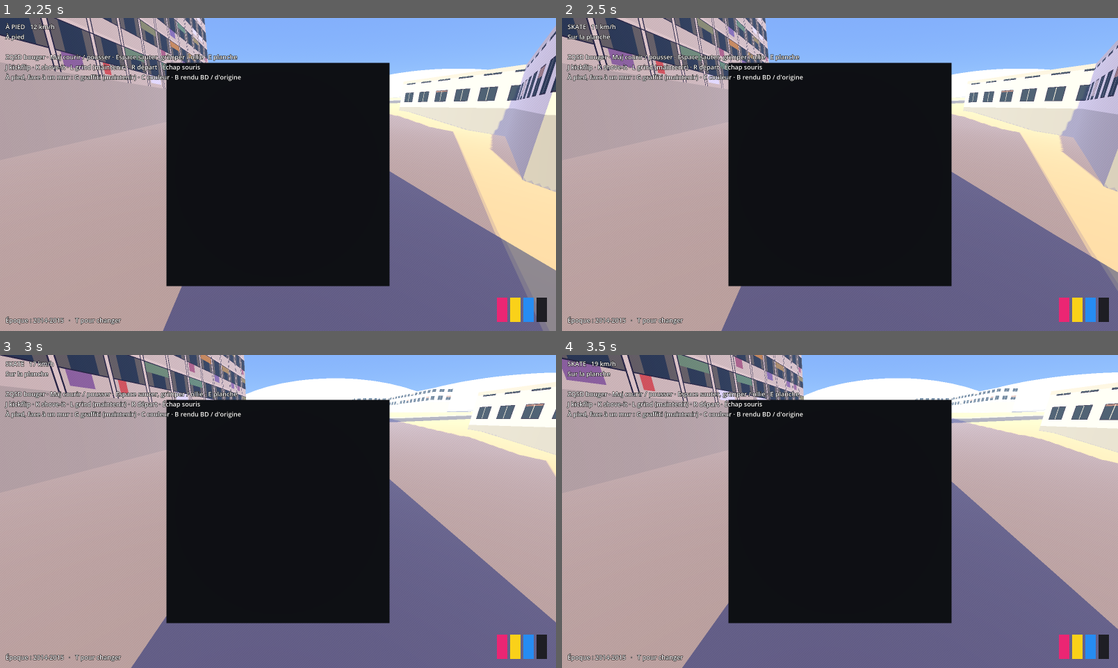
Above: before the commit, frames 1-4 (two rows, left to right).
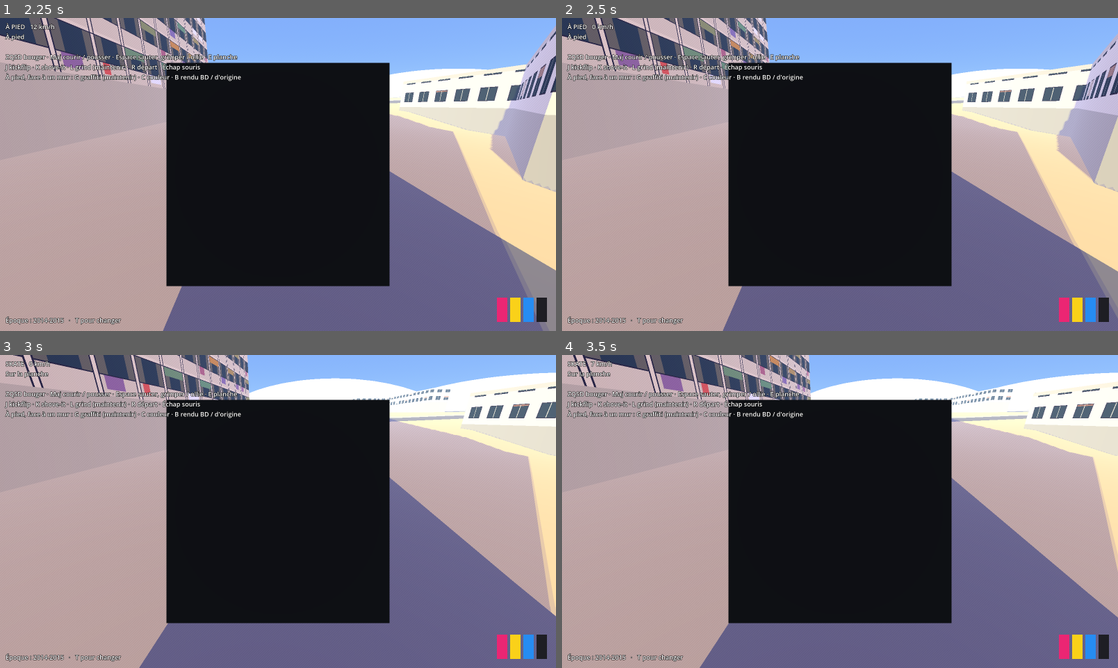
Above: after the commit, the same moments.

Repository: negoatapp-cyber/TRACE
Game: Godot game, scene res://scenes/lauriers.tscn
Two runs of this game, one before a commit and one after it. Both use one fixed random seed, a clock stepped at 60 frames per second and the inputs below.
Inputs (mouse positions are in pixels of both pictures, inside the frame that each line leads up to):
- Up to frame 1 (2.25 s): tap Enter at 0.5 s; move the mouse to (305, 174) at 0.52 s; hold L (grind) 0.53-1.28 s; hold W (move_forward) from 0.53 s (still down); click (305, 174) at 0.67 s; tap Space (jump) at 0.77, 1.52 s; tap E (toggle_board) at 0.8, 1.35 s; move the mouse to (250, 174) at 1.27 s; tap L (grind) at 1.55 s; move the mouse to (289, 168) at 2.02 s; tap F (fouiller) at 2.1 s
- Up to frame 2 (2.5 s): keep holding W (move_forward); tap E (toggle_board) at 2.3 s
- Up to frame 3 (3 s): keep holding W (move_forward); move the mouse to (272, 517) at 2.77 s; tap G (graff) at 2.85 s; click (272, 517) at 2.92 s
- Up to frame 4 (3.5 s): keep holding W (move_forward); tap Space (jump) at 3.02 s; tap L (grind) at 3.05 s

Frame 1 is identical in both runs. In frame 2, 4.6% of the frame differs, in the area x 0-100%, y 0-100%; in frame 3, 6.2%; in frame 4, 7.0%.

Commit message:
Planche dans le dos en diagonale, gestes pour monter et descendre
À pied, la planche n'est plus à la main : accrochée au haut du buste, en travers
du dos (truck en haut à l'épaule droite, l'autre vers la hanche gauche, grip contre
le dos), par-dessus le sac et la perche. E à pied : la main passe derrière l'épaule,
décroche la planche, la pose devant lui, il monte (0,5 s). E en skate : il claque
le tail, attrape le nose et la remet dans le dos (0,5 s). Après une chute, E à côté
de la planche la ramasse de la même façon.
verify_skate_pose : planche derrière le buste, 30-60° de la verticale, grip contre
le dos, les deux transitions. verify_phase1 attend la fin de la montée.

Co-Authored-By: Claude Opus 5.5 <noreply@anthropic.com>
Claude-Session: https://claude.ai/code/session_014E2dCjxvrNHpEzHYuDe4HQ

Diff:
--- a/scripts/personnage.gd
+++ b/scripts/personnage.gd
@@ -27,6 +27,7 @@
 var cible_arriere: Marker3D    ## pied arrière : c'est lui qui pousse
 var _poids := 0.0              ## 0 = à pied, 1 = sur la planche
 var _main_droite := -1
+var _os_torse := -1              ## haut du buste : la planche y est accrochée (dans le dos)
 var pose: PoseProcedurale      ## postures calculées (attente debout, planche, ollie, chute…)
 var etat := ""                 ## ce que fait le corps : debout, marche, planche, chute, grimpe, bombe…
 var _t := 0.0
@@ -154,6 +155,7 @@
 		ik.set_pole_node(i, ik.get_path_to(jambes[i][2]))
 	ik.influence = 0.0
 	_main_droite = squelette.find_bone("mixamorig_RightHand")
+	_os_torse = squelette.find_bone("mixamorig_Spine2")
 	# Les postures calculées passent avant l'IK : les pieds restent posés sur la planche.
 	pose = PoseProcedurale.new()
 	squelette.add_child(pose)
@@ -228,6 +230,8 @@
 	var v := Vector2(_joueur.velocity.x, _joueur.velocity.z).length()
 	if _joueur.chute_t >= 0.0:
 		return "chute"
+	if _joueur.transition != "":
+		return _joueur.transition
 	if _joueur._mantling:
 		return "grimpe"
 	if _joueur.mode == Player.Mode.WALK and _tenue_bombe() > 0.0:
@@ -270,6 +274,8 @@
 			_grimpe(c)
 		"bombe":
 			_geste_bombe(c)
+		"decroche", "accroche":
+			_main_planche(c)
 	if _bombe:
 		_bombe.visible = etat == "bombe"
 	# Les poids passent de 0 à 1 en 0,2 s (fondu avec la marche) ; plus vite pour grimper.
@@ -420,6 +426,35 @@
 	c.jd = [Vector3(-0.03, -1, -0.15), Vector3(-0.02, -1, -0.25)]
 
 
+## Monter / descendre : la main droite suit la planche (le nose sur l'épaule,
+## le tail quand il la ramasse au sol).
+func _main_planche(c: Dictionary) -> void:
+	_debout(c)
+	c.vif = 30.0
+	c.fondu = 0.08
+	var planche := get_parent().get_node_or_null("Board") as Node3D
+	if planche == null:
+		return
+	var k: float = clampf(_joueur.transition_t / Player.TRANSITION_DUREE, 0.0, 1.0)
+	var prise: Vector3
+	var baisse := 0.0
+	if etat == "decroche":
+		prise = planche.global_transform * Vector3(0, 0, -0.36)     # le truck du haut
+		baisse = 0.18 * smoothstep(0.4, 0.8, k) * (1.0 - smoothstep(0.85, 1.0, k))
+		c.buste = Vector3(0.1 + 0.4 * baisse / 0.18, -0.25 * (1.0 - k), 0)
+	else:
+		var u := smoothstep(0.35, 0.9, k)
+		prise = planche.global_transform * Vector3(0, 0, -0.36)     # le nose qui monte
+		baisse = 0.12 * sin(PI * clampf(k / 0.6, 0.0, 1.0))
+		c.buste = Vector3(0.1 + 0.4 * baisse / 0.12, -0.2 * u, 0)
+	c.bassin = Vector3(0, -_u(baisse), 0)
+	c.jg = [Vector3(0.04, -1, 0.9 * baisse), Vector3(0.02, -1, -0.9 * baisse)]
+	c.jd = [Vector3(-0.04, -1, 0.9 * baisse), Vector3(-0.02, -1, -0.9 * baisse)]
+	var inv := squelette.global_transform.affine_inverse()
+	var d: Vector3 = (inv * prise - pose.origine_repos("RightArm")).normalized()
+	c.bd = [d + Vector3(0, -0.15, 0), d]
+
+
 func _tenue_bombe() -> float:
 	if _graffiti == null:
 		_graffiti = _joueur.get_node_or_null("../Graffiti")
@@ -462,9 +497,9 @@
 		# la bombe suit la main droite (pose finale, après postures et IK)
 		var main := squelette.global_transform * squelette.get_bone_global_pose(_main_droite)
 		_bombe.global_transform = main * Transform3D(Basis(), Vector3(0, 0.07, 0.035) / maxf(modele.scale.x, 0.001))
-	if _joueur == null or _joueur.planche_libre:
-		return
-	_porter_planche(_joueur.mode == Player.Mode.WALK)
+	if _joueur == null or _joueur.planche_libre or _joueur.mode != Player.Mode.WALK:
+		return
+	_porter_planche()
 
 
 ## Sur la planche : de profil, pieds sur les vis, genoux fléchis, penché dans les virages.
@@ -524,22 +559,57 @@
 	return Vector3(face * 0.06, -0.085 + CHEVILLE - 0.01, 0.46)
 
 
-func _porter_planche(a_pied: bool) -> void:
+## La planche dans le dos, en diagonale comme sur un sac de skate : grip contre le dos,
+## un truck en haut à l'épaule droite, l'autre en bas vers la hanche gauche,
+## par-dessus le sac et la perche (qui reste droite le long du dos).
+## Repère du squelette : +Z devant, +X sa gauche. Décalage depuis l'os du haut du buste.
+const DOS_DECALAGE := Vector3(0.0, -0.15, -0.31)
+const DOS_DIAGONALE := Vector3(-1.0, 1.0, 0.0)   ## direction du nose : vers l'épaule droite
+
+func transform_dos() -> Transform3D:
+	var gp := squelette.get_bone_global_pose(_os_torse)
+	var gr := squelette.get_bone_global_rest(_os_torse)
+	var r := gp.basis.orthonormalized() * gr.basis.orthonormalized().inverse()
+	var pos := gp.origin + r * DOS_DECALAGE
+	var z := -(r * DOS_DIAGONALE).normalized()        # +Z planche = vers le tail
+	var grip := r * Vector3(0, 0, 1)                   # le grip regarde le dos
+	var y := (grip - z * grip.dot(z)).normalized()
+	var x := y.cross(z)
+	var sg := squelette.global_transform
+	return Transform3D((sg.basis * Basis(x, y, z)).orthonormalized(), sg * pos)
+
+
+## Planche au sol devant lui, prête à être montée.
+func _transform_sol_devant() -> Transform3D:
+	var vis := get_parent() as Node3D
+	return vis.global_transform * Transform3D(Basis(), Vector3(0, 0.085, -0.15))
+
+
+## La planche au sol qui pivote sur son tail jusqu'à se dresser (nose en l'air), 0 → 1.
+func _planche_dressee(v: float) -> Transform3D:
+	var dep: Transform3D = _joueur.planche_depart
+	var tail := dep * Vector3(0, 0, 0.38)
+	var axe := dep.basis.x.normalized()
+	var r := Basis(axe, 1.25 * v)
+	var t := Transform3D(r * dep.basis, tail + r * (dep.origin - tail))
+	return t
+
+
+func _porter_planche() -> void:
 	var planche := get_parent().get_node_or_null("Board") as Node3D
-	if planche == null or squelette == null or _main_droite < 0:
-		return
-	if not a_pied:
+	if planche == null or squelette == null or _os_torse < 0:
 		return
 	planche.visible = true
-	# Quand la main droite tient la bombe, la planche passe dans la main gauche.
-	var gauche := etat == "bombe"
-	var os_main := squelette.find_bone("mixamorig_LeftHand") if gauche else _main_droite
-	var main: Vector3 = (squelette.global_transform * squelette.get_bone_global_pose(os_main)).origin
-	# Planche verticale le long de la jambe, grip contre la cuisse, tenue par le nose.
-	var vis := get_parent() as Node3D
-	var b := vis.global_basis
-	var droite := b.x.normalized() * (-1.0 if gauche else 1.0)
-	var haut := b.y.normalized()
-	var avant := -b.z.normalized()
-	var base := Basis(avant, -droite, haut).orthonormalized()   # X planche, Y = normale du plateau, Z = long
-	planche.global_transform = Transform3D(base, main - haut * 0.30 + droite * 0.05)
+	var k: float = clampf(_joueur.transition_t / Player.TRANSITION_DUREE, 0.0, 1.0)
+	match _joueur.transition:
+		"decroche":
+			# la main va chercher la planche sur l'épaule, la fait passer devant et la pose
+			var u := smoothstep(0.3, 0.85, k)
+			planche.global_transform = transform_dos().interpolate_with(_transform_sol_devant(), u)
+		"accroche":
+			# il claque le tail : la planche se dresse, nose dans la main, puis repasse dans le dos
+			var u := smoothstep(0.35, 0.9, k)
+			var dressee := _planche_dressee(smoothstep(0.0, 0.3, k))
+			planche.global_transform = dressee.interpolate_with(transform_dos(), u)
+		_:
+			planche.global_transform = transform_dos()
--- a/scripts/player_controller.gd
+++ b/scripts/player_controller.gd
@@ -27,6 +27,13 @@
 var chute_t := -1.0                 ## secondes depuis la chute, -1 sinon (lu par l'animation)
 var planche_libre := false          ## après une chute, la planche roule seule : il faut aller la chercher
 var _planche_vel := Vector3.ZERO
+## Monter / descendre de la planche prend un instant (lu par l'animation) :
+## « decroche » = il prend la planche dans son dos, la pose devant lui et monte ;
+## « accroche » = il ramasse la planche par le tail et la remet dans son dos.
+const TRANSITION_DUREE := 0.5
+var transition := ""
+var transition_t := 0.0
+var planche_depart := Transform3D()  ## où était la planche au début de « accroche »
 
 @onready var camera_pivot: Node3D = $CameraPivot
 @onready var spring_arm: SpringArm3D = $CameraPivot/SpringArm3D
@@ -65,11 +72,20 @@
 	if chute_t >= 0.0:
 		_chute_step(delta)
 		return
-	if Input.is_action_just_pressed("toggle_board") and is_on_floor() and not skate.grinding:
+	if transition != "":
+		_transition_step(delta)
+		return
+	# (sur la planche, une bosse décolle les roues une image : ça compte comme au sol)
+	var au_sol := is_on_floor() or (mode == Mode.SKATE and not skate.saute and skate.air_t < 0.15)
+	if Input.is_action_just_pressed("toggle_board") and au_sol and not skate.grinding:
 		if planche_libre:
 			_ramasser()
+		elif mode == Mode.WALK:
+			_commencer("decroche")
 		else:
-			_set_mode(Mode.SKATE if mode == Mode.WALK else Mode.WALK)
+			planche_depart = board.global_transform
+			_set_mode(Mode.WALK)
+			_commencer("accroche")
 
 	if _mantling:
 		_mantle_step(delta)
@@ -242,11 +258,34 @@
 	if d > 1.6:
 		skate.last_event = "Ta planche est là-bas (%d m)" % roundi(d)
 		return
+	planche_depart = board.global_transform
 	planche_libre = false
 	_planche_vel = Vector3.ZERO
 	board.top_level = false
 	board.visible = true
+	board.global_transform = planche_depart
+	_commencer("accroche")
 	skate.last_event = "Planche ramassée"
+
+
+func _commencer(quoi: String) -> void:
+	transition = quoi
+	transition_t = 0.0
+	velocity.x = 0.0
+	velocity.z = 0.0
+
+
+func _transition_step(delta: float) -> void:
+	transition_t += delta
+	velocity.y -= _gravity * delta
+	velocity.x = move_toward(velocity.x, 0.0, walk_accel * delta)
+	velocity.z = move_toward(velocity.z, 0.0, walk_accel * delta)
+	move_and_slide()
+	if transition_t >= TRANSITION_DUREE:
+		var fini := transition
+		transition = ""
+		if fini == "decroche":
+			_set_mode(Mode.SKATE)
 
 
 func _set_mode(new_mode: Mode) -> void:
@@ -265,6 +304,7 @@
 
 func _respawn() -> void:
 	chute_t = -1.0
+	transition = ""
 	if planche_libre:
 		planche_libre = false
 		board.top_level = false
@@ -280,8 +320,8 @@
 
 ## Rotation de la planche : pop, genoux remontés, flips (purement visuel).
 func _animate_board() -> void:
-	if planche_libre:
-		return
+	if planche_libre or mode == Mode.WALK:
+		return  # à pied, c'est Personnage qui la porte (dans le dos) ou la manie
 	board.rotation = Vector3.ZERO
 	board.position = Vector3(0, 0.085, 0)
 	if mode == Mode.SKATE and not skate.in_air:
Not shown, changed: .tools/capture_animations.gd
Not shown, changed: .tools/verify_animations.gd
Not shown, changed: .tools/verify_phase1.gd
Not shown, changed: .tools/verify_skate_pose.gd
